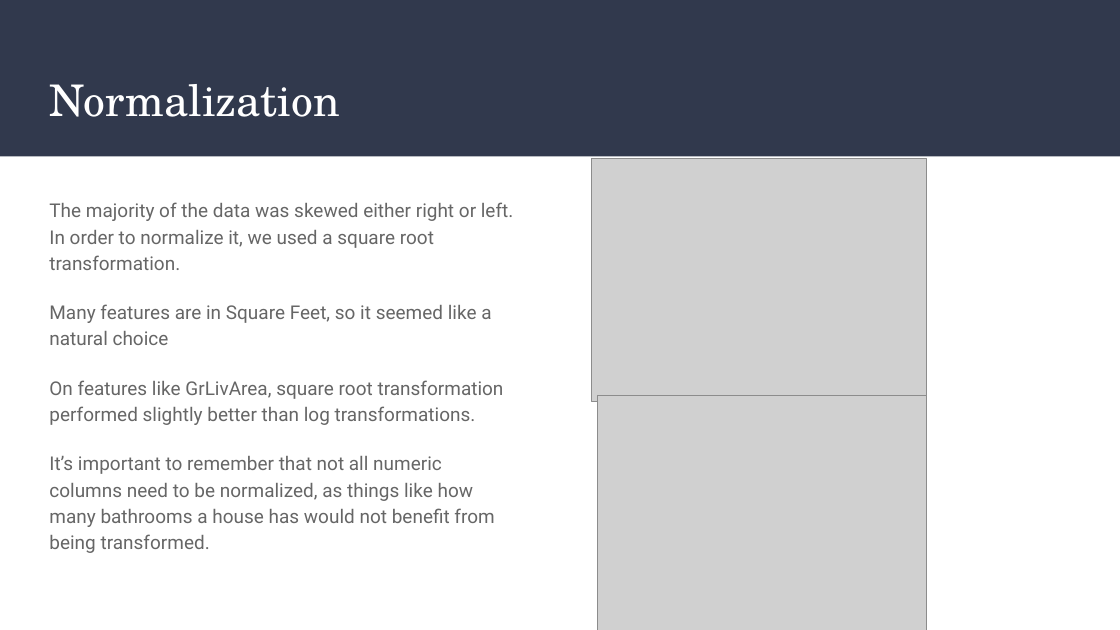
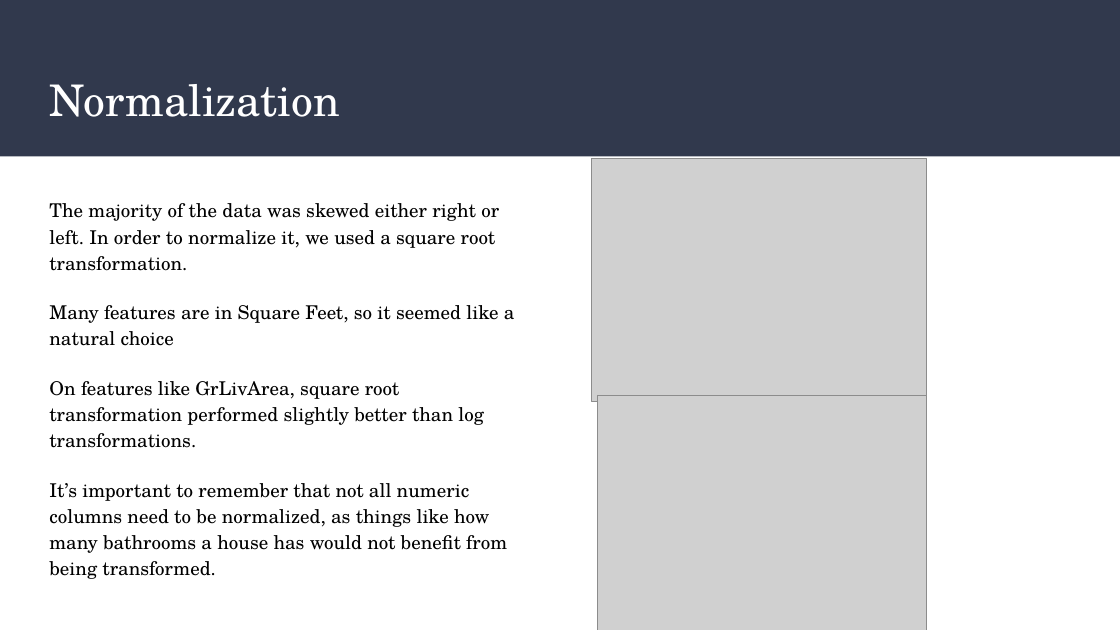
Before and after one commit to saudino480/machina_ex_kaggle, a slide deck: slide 8 of presentation/Machina-Ex-Kaggle Presentation_beta.pptx (slide 7 before the commit). Drawn at 1120x630 pixels with LibreOffice and Linux fonts; fonts in the diff are those of the drawing; grey boxes stand for pictures. Boxes give left, top, right and bottom in pixels: in the first picture for what was removed or moved away, otherwise in the second. Text is boxed around its words. In the diff, an @@ line names an element or a change of style, - is before the commit and + after.

```diff
--- a/presentation/Machina-Ex-Kaggle Presentation_beta.pptx
+++ b/presentation/Machina-Ex-Kaggle Presentation_beta.pptx
@@ text "The majority of the data ..." at (x1=49, y1=203, x2=515, y2=553): font Roboto to TeX Gyre Schola, text colour #666666 to #000000 @@
```
Also in this commit, not shown: 11 other slides changed, 1 slide added, 2 other files.
